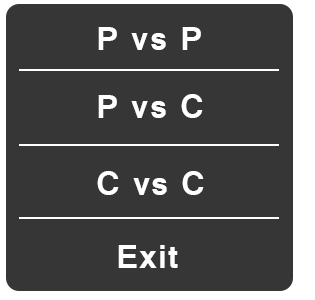
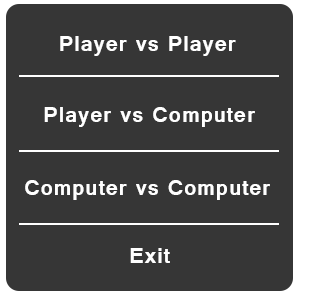
Layers edited between the first and the second 315x300 image:
painted on "Shape 1 copy 2" over [19, 217, 279, 225]
painted on "Exit" over [118, 245, 178, 268]
painted on "Shape 1 copy" over [19, 144, 279, 152]
renamed "C vs C" to "Computer vs Computer", painted on it over [25, 171, 270, 200]
painted on "Shape 1" over [19, 69, 279, 77]
renamed "P vs C" to "Player vs Computer", painted on it over [44, 94, 255, 127]
renamed "P vs P" to "Player vs Player", painted on it over [60, 27, 236, 56]
